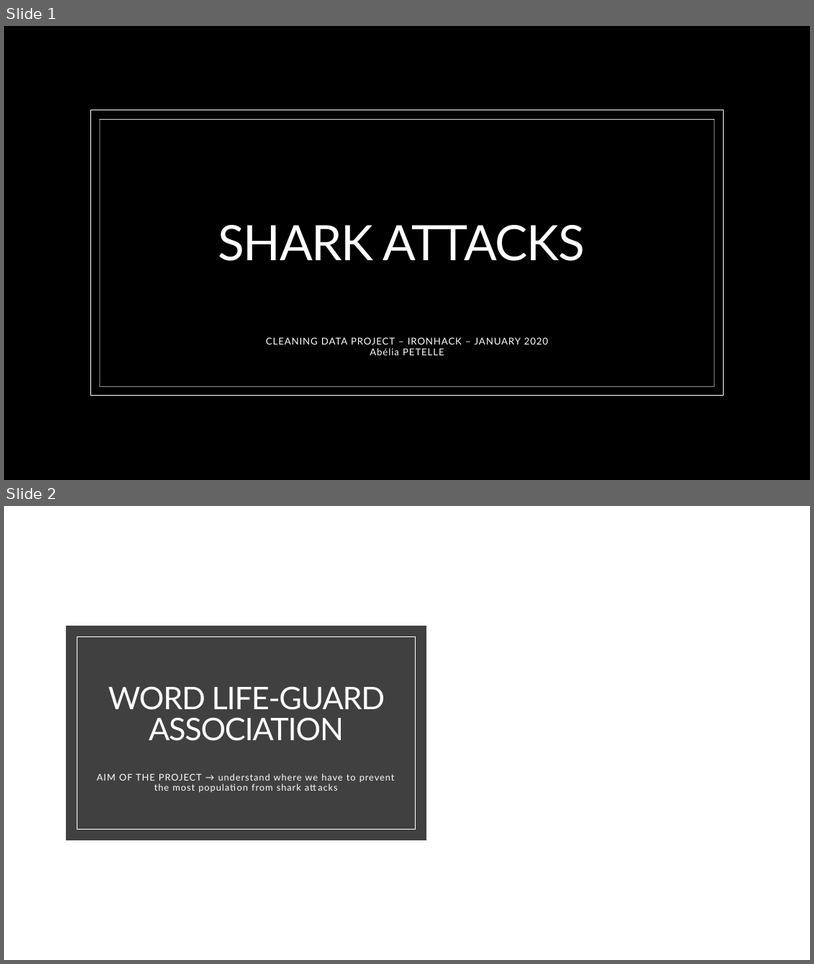
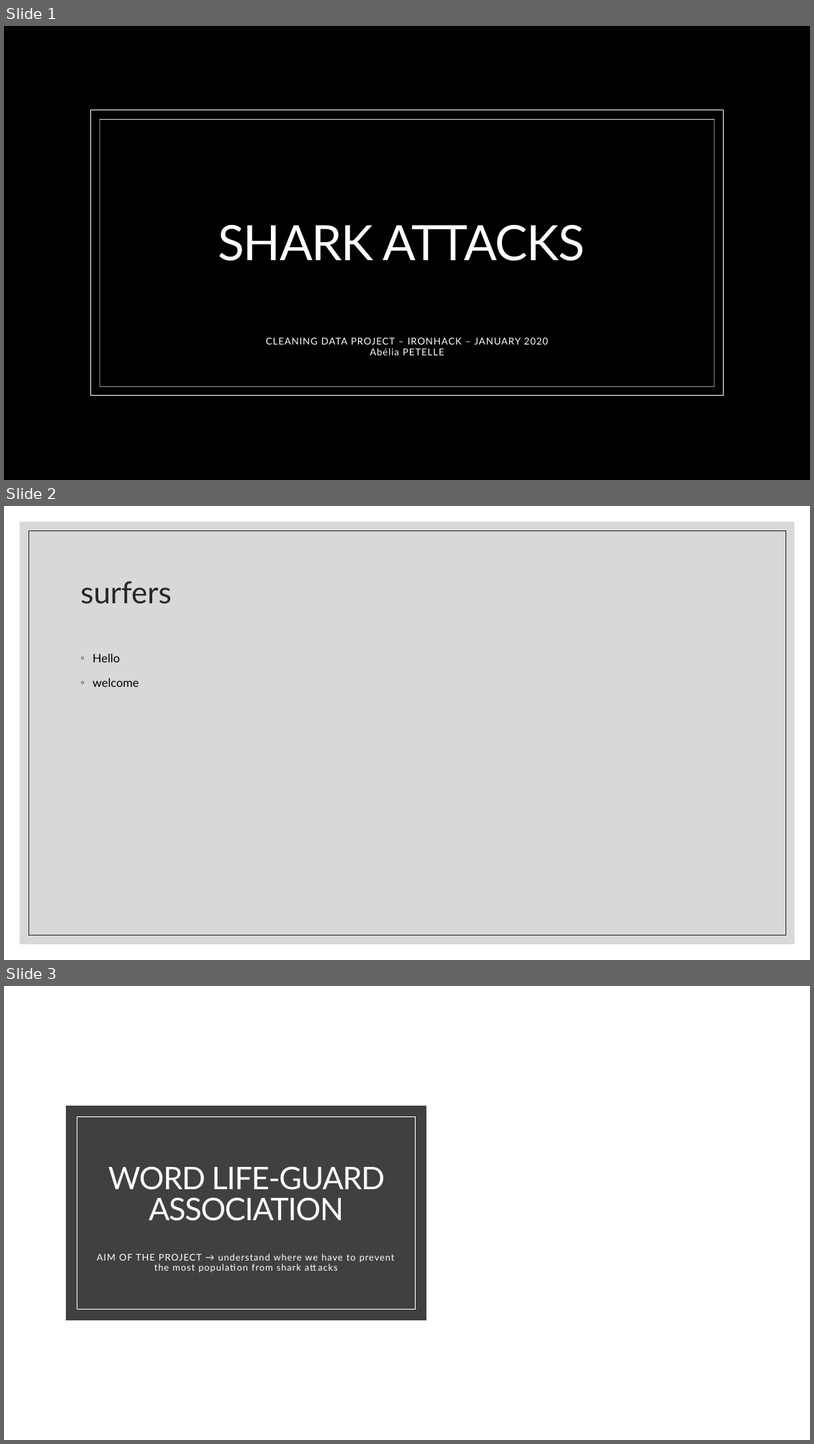
Before and after one commit to abeliapetelle/Data-Cleaning-Shark-Attacks, a slide deck: SHARK ATTACKS PRESENTATION.pptx. Shown one above the other, each under a label of ours: slides 1 and 2 before the commit, slides 1, 2 and 3 after it. The pictures are 814x964 and 814x1444 pixels, drawn with LibreOffice and Linux fonts; fonts in the diff are those of the drawing; background and template pictures are left out. Boxes give left, top, right and bottom in pixels: in the first picture for what was removed or moved away, otherwise in the second. Text is boxed around its words. In the diff, an @@ line names an element or a change of style, - is before the commit and + after.

Commit message:
Presentation added

```diff
--- a/SHARK ATTACKS PRESENTATION.pptx
+++ b/SHARK ATTACKS PRESENTATION.pptx
@@ slide 2 added at (4,506,810,960), background #FFFFFF @@
@@ rectangle added at (20,522,795,944), fill #BFBFBF at 60% opacity @@
@@ rectangle added at (28,530,786,935), outline #262626 0.5 pt @@
@@ title added at (80,581,171,604), 36 pt, text #262626 @@
+surfers
@@ text added at (93,654,139,687), 14 pt, text #000000 @@
+◦ Hello
+◦ welcome
@@ what was slide 2 is now slide 3 @@
```
